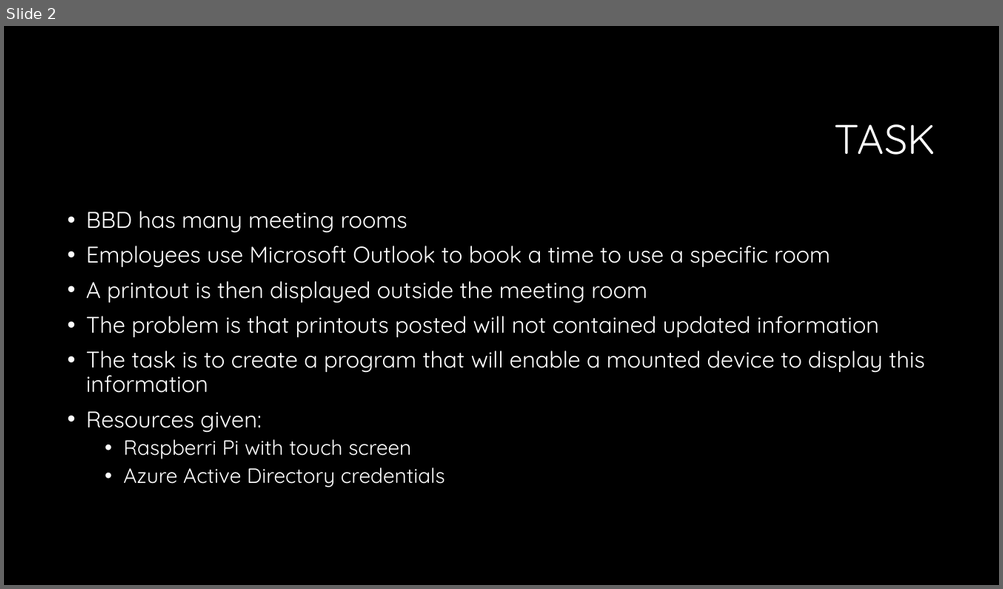
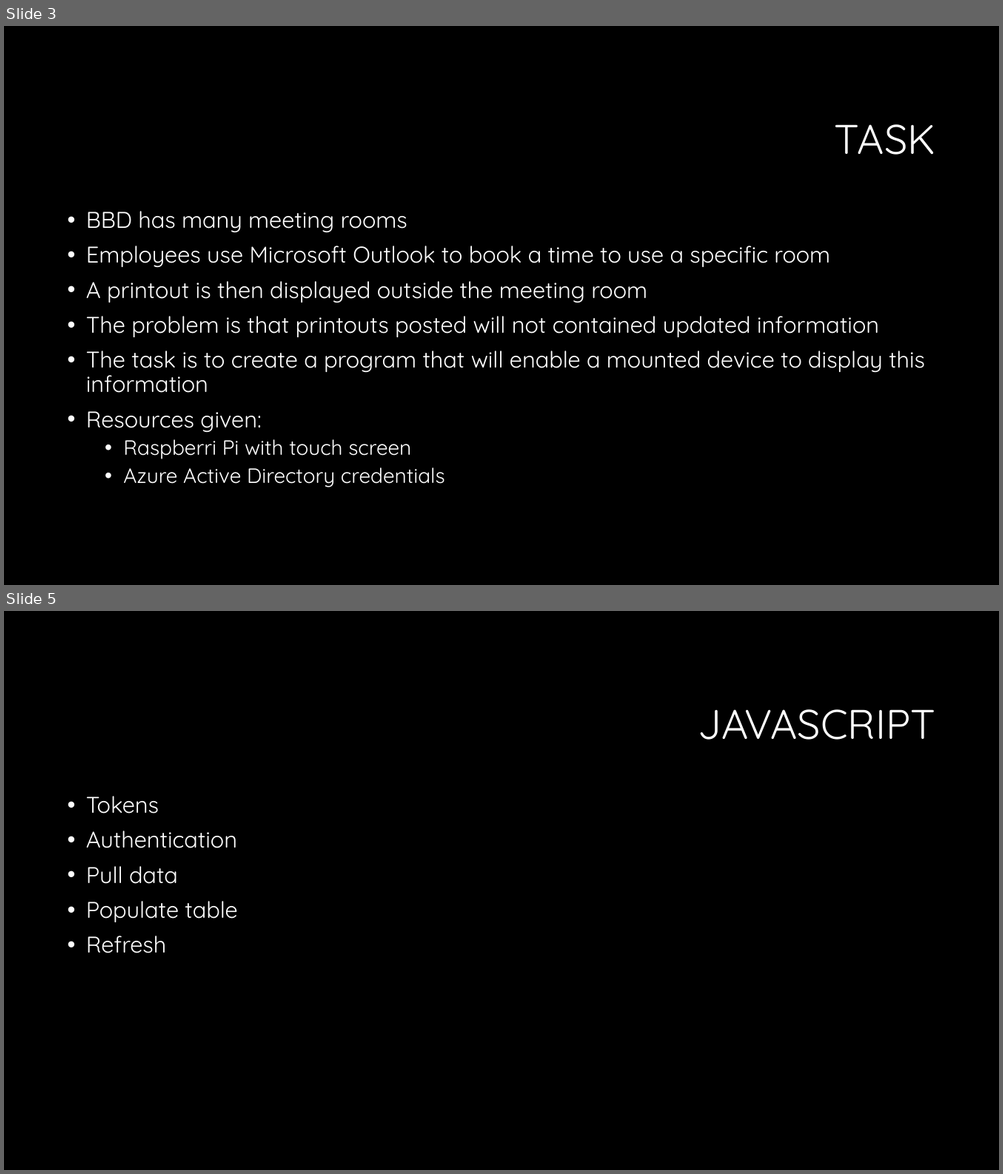
Before and after one commit to RobBas666/SlotMachineF, a slide deck: Presentation.pptx. Shown one above the other, each under a label of ours: slide 2 before the commit, slides 3 and 5 after it; the slides between them are not shown. The pictures are 1003x589 and 1003x1174 pixels, drawn with LibreOffice and Linux fonts; fonts in the diff are those of the drawing; background and template pictures are left out. Boxes give left, top, right and bottom in pixels: in the first picture for what was removed or moved away, otherwise in the second. Text is boxed around its words. In the diff, an @@ line names an element or a change of style, - is before the commit and + after.

```diff
--- a/Presentation.pptx
+++ b/Presentation.pptx
@@ slide 5 added at <box>4,611,999,1170</box>, background #000000 @@
@@ title added at <box>698,709,935,740</box>, 40 pt, text #FFFFFF @@
+JAVASCRIPT
@@ text added at <box>86,796,237,954</box>, 22 pt, text #FFFFFF @@
+• Tokens
+• Authentication
+• Pull data
+• Populate table
+• Refresh
@@ what was slide 2 is now slide 3 @@
```
Also in this commit, not shown: 1 slide changed, 7 other slides added, 1 slide removed.
